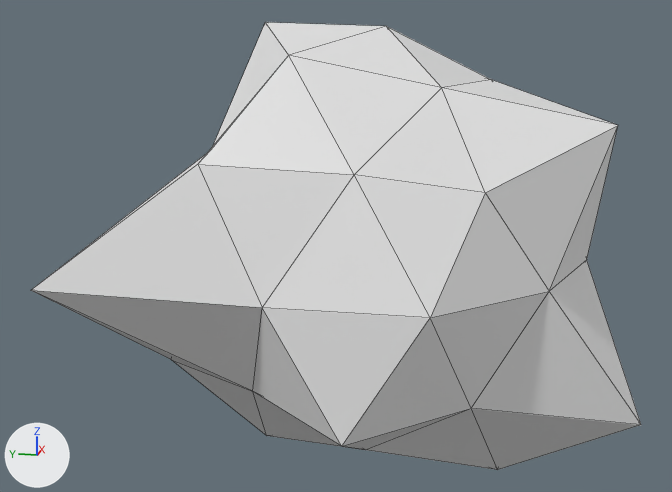
Renders of the FBX model PipTheSecondComing/Assets/Graphics/Meshes/asteroid.fbx from each side of a commit.
One viewpoint serves both versions: a 50 mm lens placed at (-13.1, -1.91, 3.3), pointed at (-0.11, 0.69, 0.05). The axes (+X, +Y, +Z) are drawn at lower left. The lights are the same throughout. Mesh edges are drawn as thin lines. Where no turn or scale is listed for an object, it has been applied to the vertices.

The scene before the commit, as lines of its bpy script (objects in view):
```python
me_mesh = bpy.data.meshes.new('Mesh')
me_mesh.from_pydata(...)  # 42 vertices, 80 faces; spans x -3.19..3.18, y -3.62..4.01, z -3.04..3.23
ob_icosphere = bpy.data.objects.new('Icosphere', me_mesh)
ob_icosphere.location = (0.0, 0.0, 0.0)
```
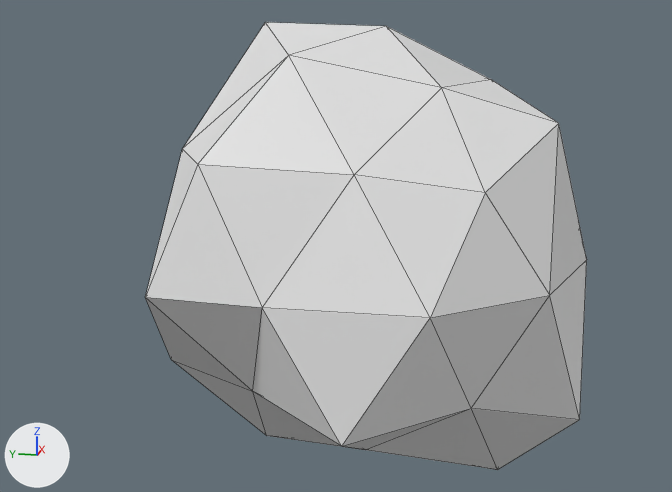
Patch to the scene script:
```diff
--- a/PipTheSecondComing/Assets/Graphics/Meshes/asteroid.fbx.py
+++ b/PipTheSecondComing/Assets/Graphics/Meshes/asteroid.fbx.py
@@ me_mesh @@
 me_mesh.from_pydata(...)  # 42 vertices, 80 faces; spans x -3.19..3.18, y -3.62..4.01, z -3.04..3.23
 # used by ob_icosphere; location = (0.0, 0.0, 0.0)
-me_mesh.vertices[0].co = (0.0, 0.0, -2.88)
-me_mesh.vertices[2].co = (-1.18, -3.62, -1.91)  # pixel (641, 424)
-me_mesh.vertices[27].co = (-1.69, -2.33, 0.0)  # pixel (549, 291)
-me_mesh.vertices[33].co = (-1.0, -3.07, 2.0)  # pixel (618, 125)
-me_mesh.vertices[21].co = (0.76, 2.33, -1.51)
-me_mesh.vertices[28].co = (-2.91, 4.01, 0.0)  # pixel (30, 290)
-me_mesh.vertices[35].co = (-0.76, 2.33, 1.51)  # pixel (211, 149)
+# me_mesh part 1
+me_mesh.vertices[0].co = (0.0, 0.0, -3.14)
+me_mesh.vertices[2].co = (-1.18, -2.83, -1.91)  # pixel (579, 419)
+me_mesh.vertices[27].co = (-1.87, -2.33, 0.0)  # pixel (549, 295)
+me_mesh.vertices[33].co = (-0.88, -2.36, 2.0)  # pixel (558, 123)
+# me_mesh part 2
+me_mesh.vertices[21].co = (0.76, 3.03, -1.51)
+me_mesh.vertices[28].co = (-2.91, 2.49, 0.0)  # pixel (145, 297)
+me_mesh.vertices[35].co = (-0.76, 2.75, 1.51)  # pixel (182, 148)
```

Pixel boxes [x1, y1, x2, y2] of what changed, in the pictures (672 x 492 px; the box of a moved part takes in the faces that stretch with it):
'Icosphere', reshaped (27% narrower)
    before: [31, 22, 641, 470]
    after: [145, 22, 587, 470]
part 1 of me_mesh, moved or reshaped
    before: [430, 80, 641, 470]
    after: [430, 80, 587, 470]
part 2 of me_mesh, moved or reshaped
    before: [31, 23, 288, 391]
    after: [145, 23, 288, 391]
